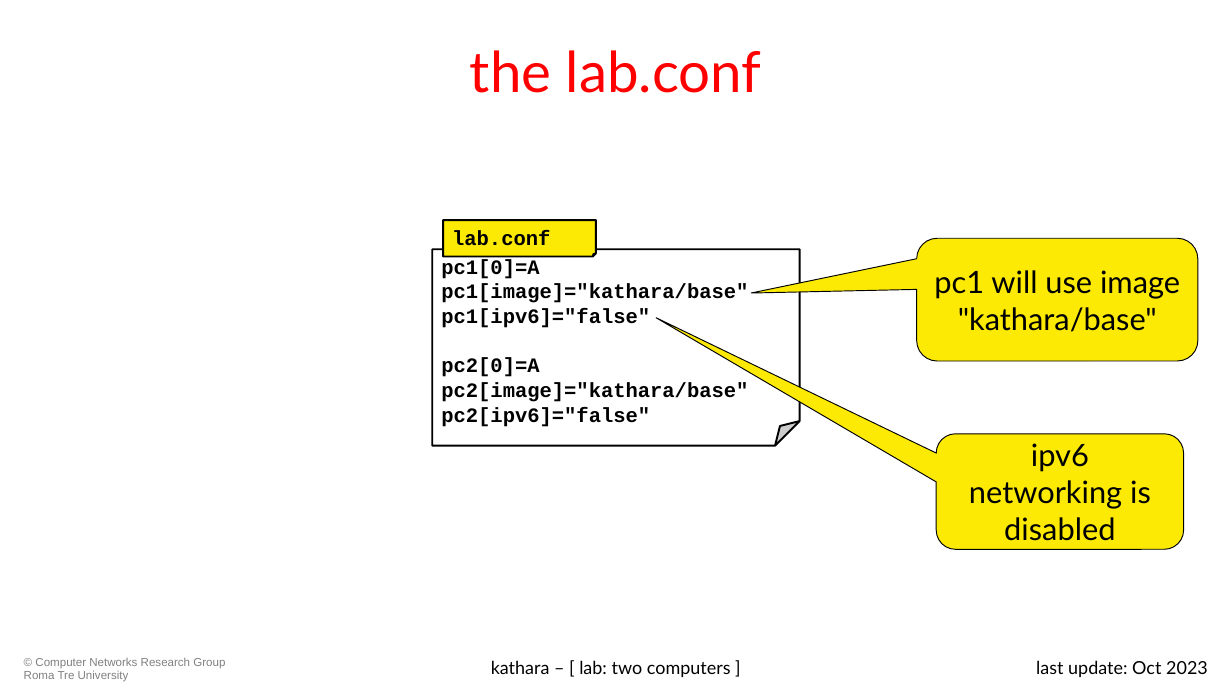
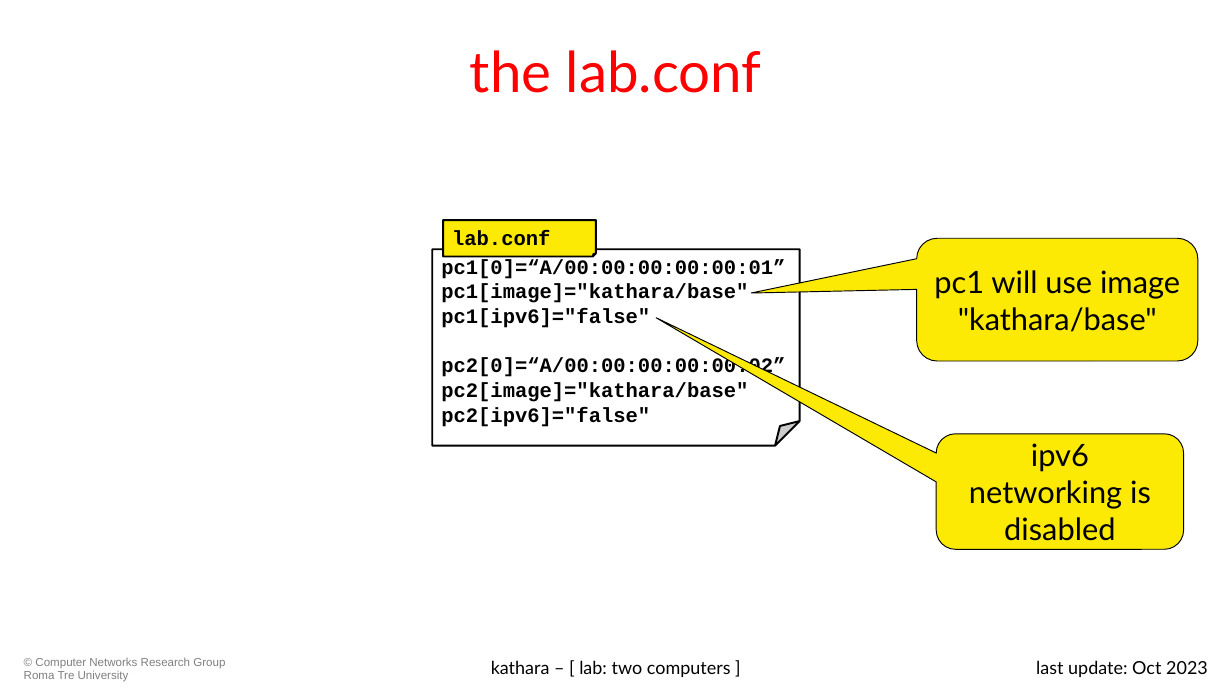
Before and after one commit to KatharaFramework/Kathara-Labs, a slide deck: slide 5 of main-labs/basic-topics/two-computers/0105-kathara-lab_two-computers.pptx (slide 4 before the commit). Drawn at 1232x693 pixels with LibreOffice and Linux fonts; fonts in the diff are those of the drawing; background and template pictures are left out. Boxes give left, top, right and bottom in pixels: in the first picture for what was removed or moved away, otherwise in the second. Text is boxed around its words. In the diff, an @@ line names an element or a change of style, - is before the commit and + after.

```diff
--- a/main-labs/basic-topics/two-computers/0105-kathara-lab_two-computers.pptx
+++ b/main-labs/basic-topics/two-computers/0105-kathara-lab_two-computers.pptx
@@ text in folded corner at bbox=[441, 259, 785, 279]: text changed @@
-pc1[0]=A
+pc1[0]=“A/00:00:00:00:00:01”
@@ text in folded corner at bbox=[441, 358, 785, 379]: text changed @@
-pc2[0]=A
+pc2[0]=“A/00:00:00:00:00:02”
```
Also in this commit, not shown: 3 other slides changed, 1 slide added, 4 other files.
